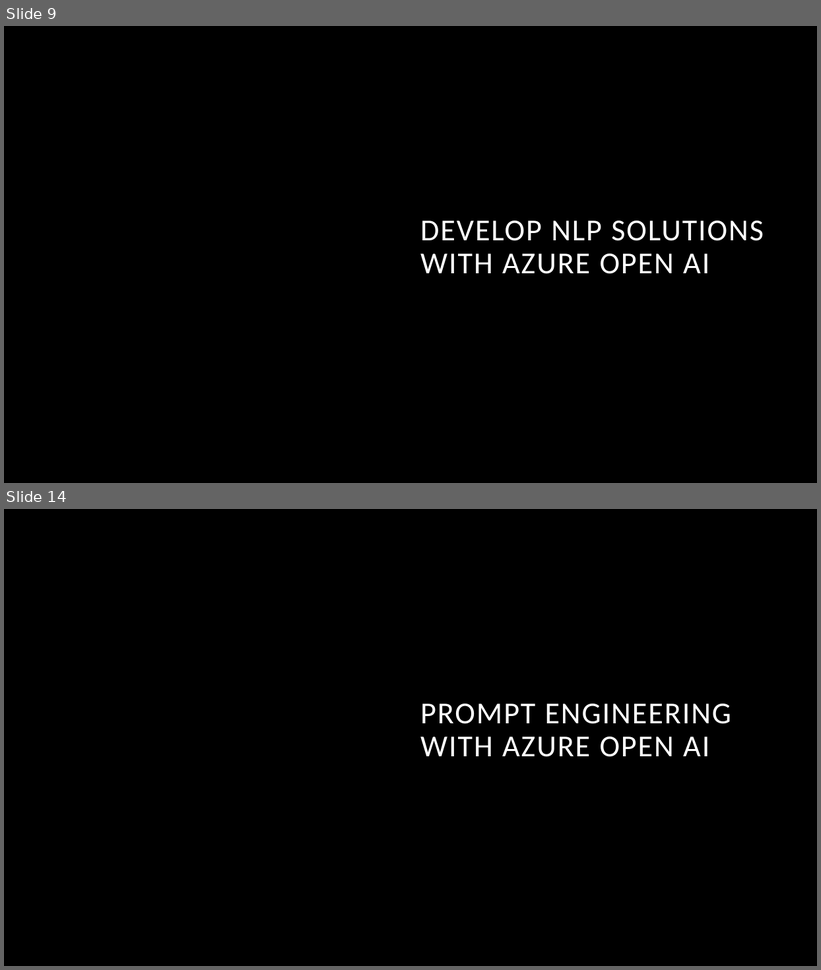
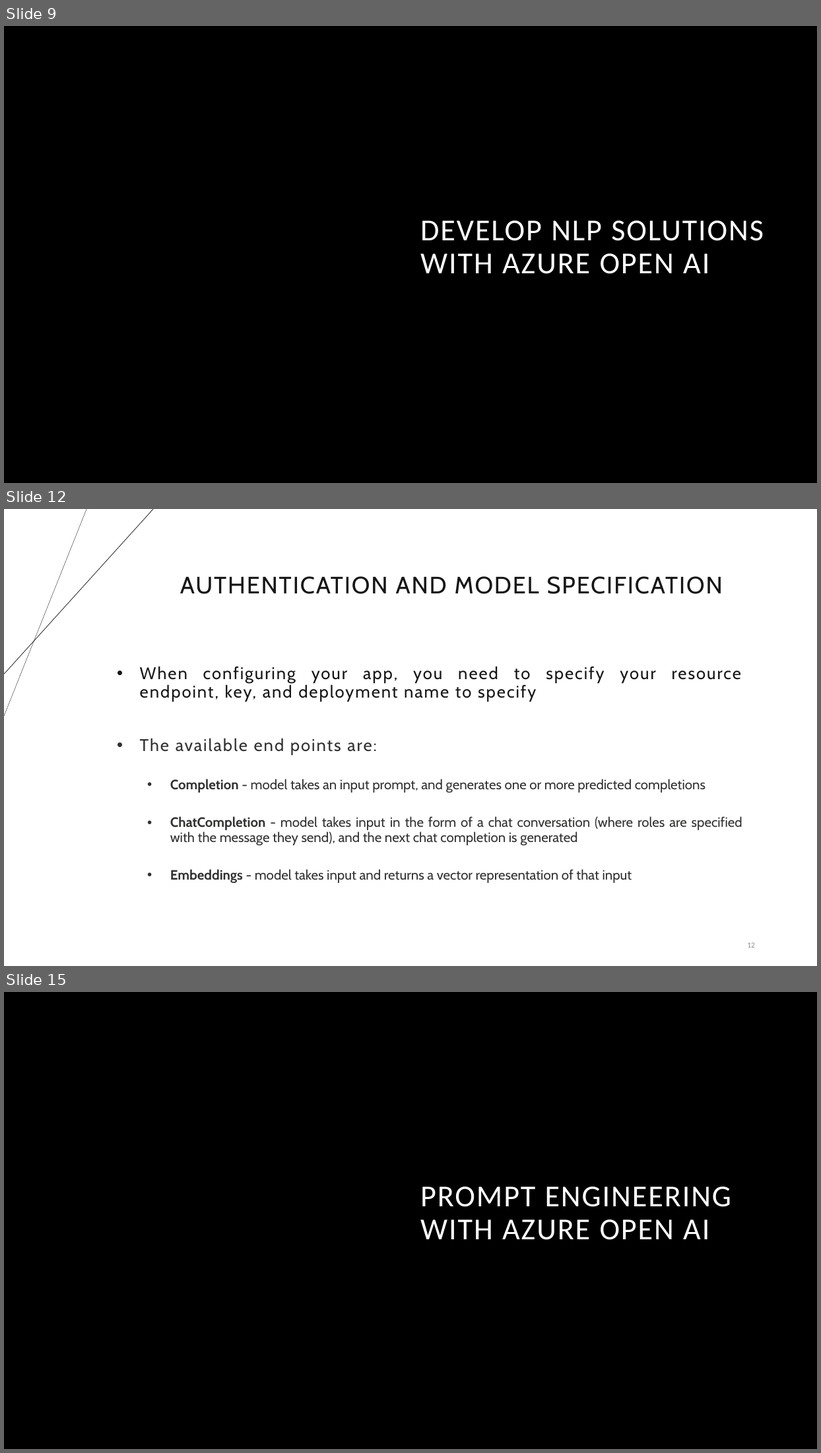
Before and after one commit to sujoy-saha/Develop-AI-solutions-with-Azure-AI, a slide deck: 6. Develop AI solutions with Azure OpenAI/Develop AI solutions with Azure OpenAI.pptx. Shown one above the other, each under a label of ours: slides 9 and 14 before the commit, slides 9, 12 and 15 after it; the slides between them are not shown. The pictures are 821x970 and 821x1453 pixels, drawn with LibreOffice and Linux fonts; fonts in the diff are those of the drawing; background and template pictures are left out. Boxes give left, top, right and bottom in pixels: in the first picture for what was removed or moved away, otherwise in the second. Text is boxed around its words. In the diff, an @@ line names an element or a change of style, - is before the commit and + after.

```diff
--- a/6. Develop AI solutions with Azure OpenAI/Develop AI solutions with Azure OpenAI.pptx
+++ b/6. Develop AI solutions with Azure OpenAI/Develop AI solutions with Azure OpenAI.pptx
@@ slide 12 added at (4, 509, 817, 966), background #FFFFFF @@
@@ line added from (86, 509) to (4, 716), #000000 0.25 pt @@
@@ line added from (153, 509) to (4, 674), #000000 0.5 pt @@
@@ title added at (180, 576, 723, 594), 28 pt, text #161616 @@
+AUTHENTICATION AND MODEL SPECIFICATION
@@ text added at (140, 666, 743, 883), 16 pt, text #323130 @@
+• When configuring your app, you need to specify your resource endpoint, key, and deployment name to specify
+• The available end points are:
+  • Completion - model takes an input prompt, and generates one or more predicted completions
+  • ChatCompletion - model takes input in the form of a chat conversation (where roles are specified with the message they send), and the next chat completion is generated
+  • Embeddings - model takes input and returns a vector representation of that input
@@ page number added at (747, 943, 755, 948), 9 pt, text #8C8C8C @@
+12
@@ what was slide 14 is now slide 15 @@
```
Also in this commit, not shown: 8 slides changed, 3 other slides added, 4 slides removed, 2 other files.
